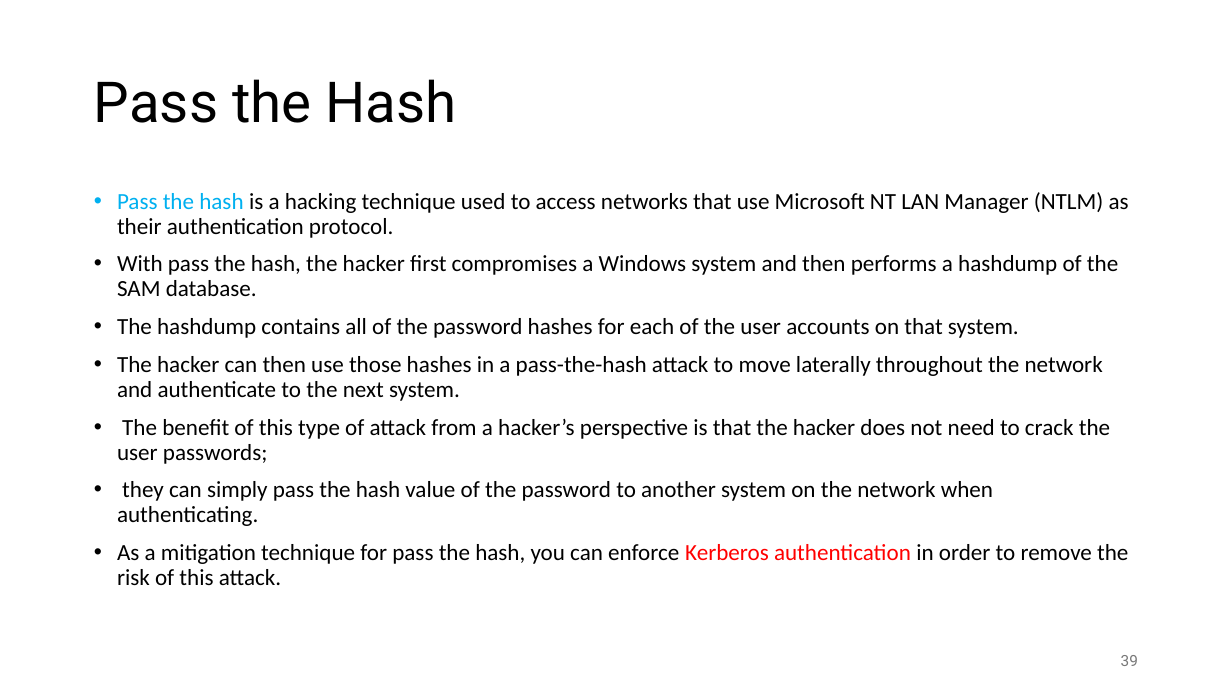
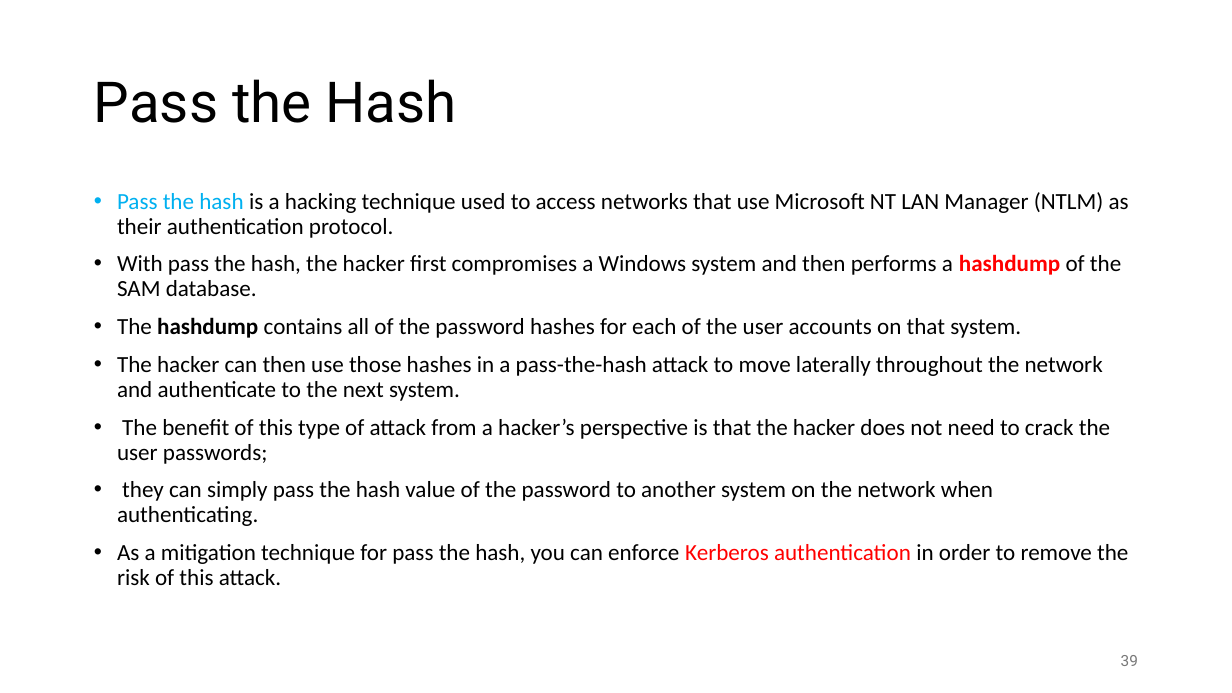
Before and after one commit to shakiliitju/M.Sc-in-ICT, a slide deck: slide 39 of Semester 2/Applied Cyber Security/Lecture/L4.pptx. Drawn at 1232x693 pixels with LibreOffice and Linux fonts; fonts in the diff are those of the drawing. Boxes give left, top, right and bottom in pixels: in the first picture for what was removed or moved away, otherwise in the second. Text is boxed around its words. In the diff, an @@ line names an element or a change of style, - is before the commit and + after.

```diff
--- a/Semester 2/Applied Cyber Security/Lecture/L4.pptx
+++ b/Semester 2/Applied Cyber Security/Lecture/L4.pptx
@@ text at [117, 254, 1121, 338]: text colour #000000 to #FF0000 in "hashdump"; bold on in "hashdump", "hashdump" @@
```
Also in this commit, not shown: 4 other slides changed, 1 slide added, 8 other files.
